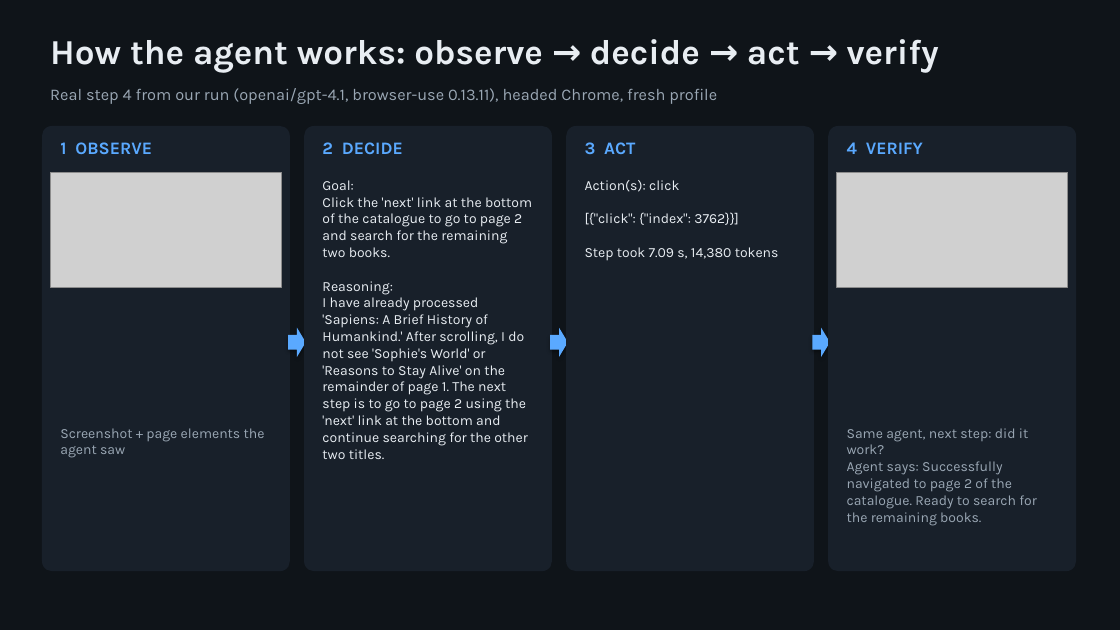
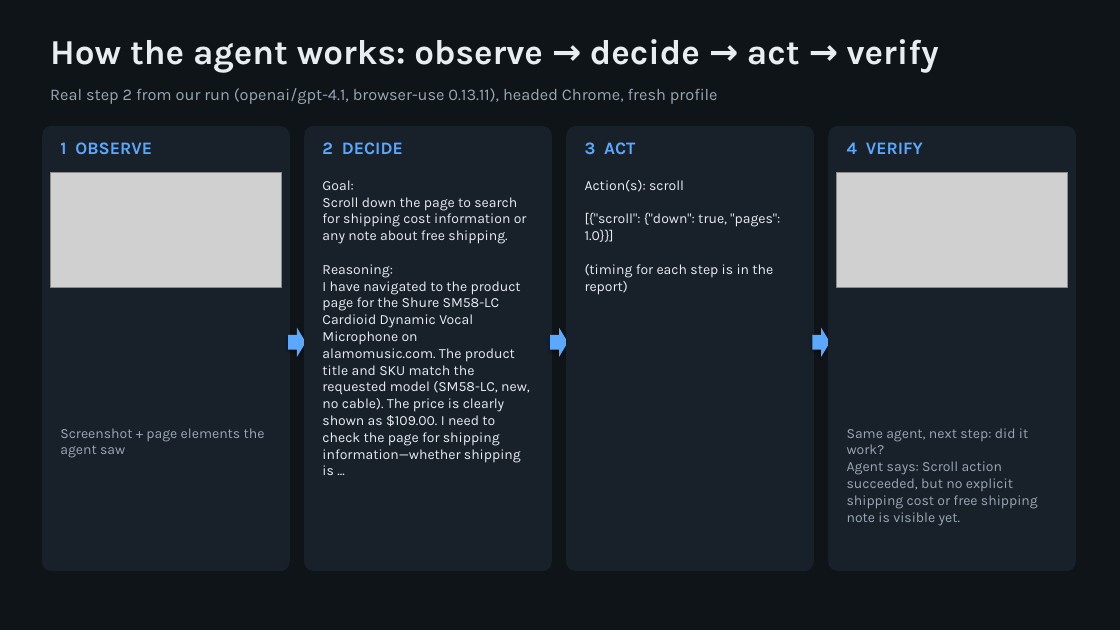
Before and after one commit to sergiunicoara/ai-operations-specialist, a slide deck: slide 1 of Homework/Session 4/Browser_Agent_Price_Demo/slides/browser_agent_demo.pptx. Drawn at 1120x630 pixels with LibreOffice and Linux fonts; fonts in the diff are those of the drawing; grey boxes stand for pictures. Boxes give left, top, right and bottom in pixels: in the first picture for what was removed or moved away, otherwise in the second. Text is boxed around its words. In the diff, an @@ line names an element or a change of style, - is before the commit and + after.

```diff
--- a/Homework/Session 4/Browser_Agent_Price_Demo/slides/browser_agent_demo.pptx
+++ b/Homework/Session 4/Browser_Agent_Price_Demo/slides/browser_agent_demo.pptx
@@ text at (50, 88, 718, 104): text changed @@
-Real step 4 from our run (openai/gpt-4.1, browser-use 0.13.11), headed Chrome, fresh profile
+Real step 2 from our run (openai/gpt-4.1, browser-use 0.13.11), headed Chrome, fresh profile
@@ text at (322, 197, 527, 244): text changed @@
-Click the 'next' link at the bottom of the catalogue to go to page 2 and search for the remaining two books.
+Scroll down the page to search for shipping cost information or any note about free shipping.
@@ text at (585, 180, 773, 295): text changed @@
-Action(s): click
-[{"click": {"index": 3762}}]
-Step took 7.09 s, 14,380 tokens
+Action(s): scroll
+[{"scroll": {"down": true, "pages": 1.0}}]
+(timing for each step is in the report)
@@ text at (322, 281, 530, 475): text changed @@
-I have already processed 'Sapiens: A Brief History of Humankind.' After scrolling, I do not see 'Sophie's World' or 'Reasons to Stay Alive' on the remainder of page 1. The next step is to go to page 2 using the 'next' link at the bottom and continue searching for the other two titles.
+I have navigated to the product page for the Shure SM58-LC Cardioid Dynamic Vocal Microphone on alamomusic.com. The product title and SKU match the requested model (SM58-LC, new, no cable). The price is clearly shown as $109.00. I need to check the page for shipping information—whether shipping is ...
@@ text at (847, 461, 1038, 526): text changed @@
-Agent says: Successfully navigated to page 2 of the catalogue. Ready to search for the remaining books.
+Agent says: Scroll action succeeded, but no explicit shipping cost or free shipping note is visible yet.
```
Also in this commit, not shown: 14 other files.
